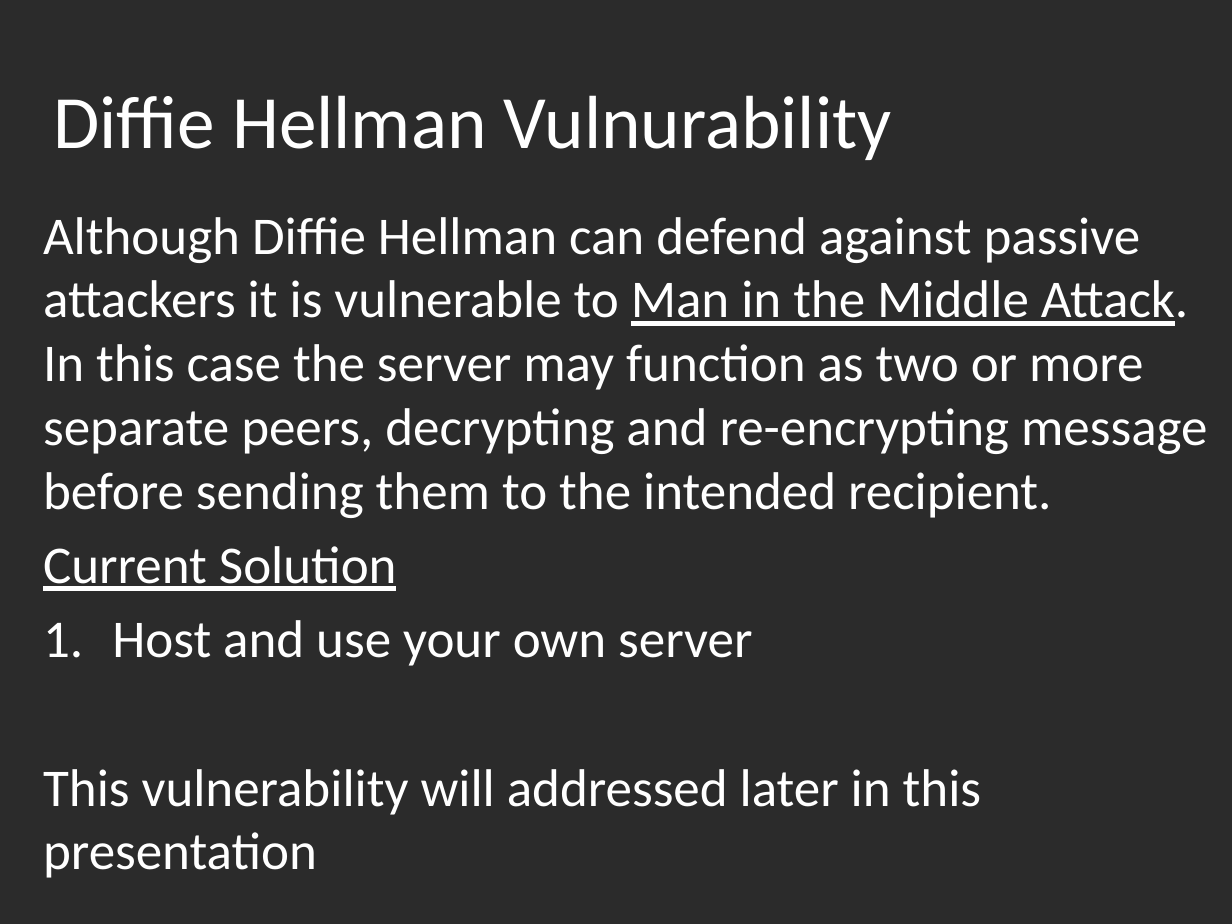
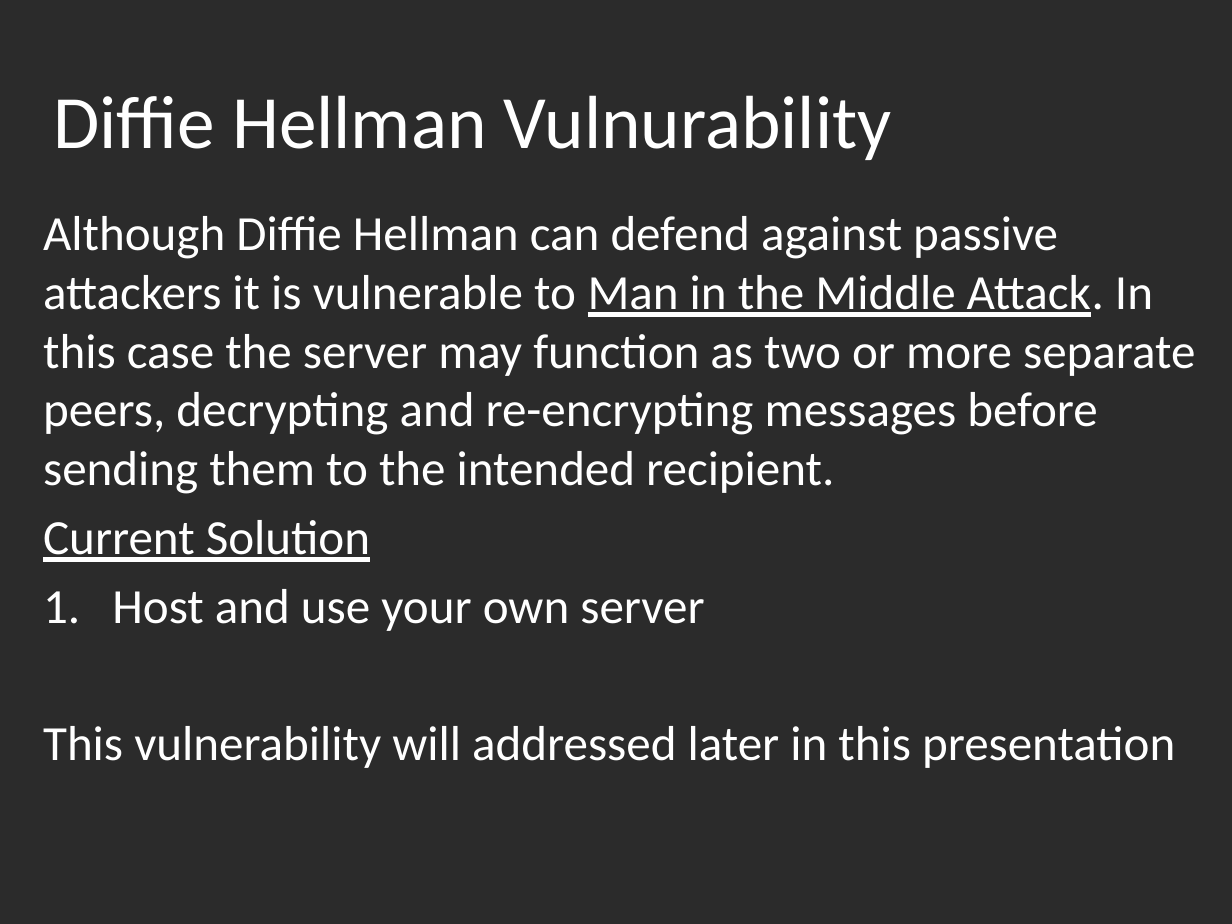
Before and after one commit to otboss/Mobile-Application-Tech-Year-3-Semester-2, a slide deck: slide 10 of SWEN3004/CipherChat Presentation.pptx. Drawn at 1232x924 pixels with LibreOffice and Linux fonts; fonts in the diff are those of the drawing; background and template pictures are left out; a plain dark background stands for a picture behind light text. Boxes give left, top, right and bottom in pixels: in the first picture for what was removed or moved away, otherwise in the second. Text is boxed around its words. In the diff, an @@ line names an element or a change of style, - is before the commit and + after.

```diff
--- a/SWEN3004/CipherChat Presentation.pptx
+++ b/SWEN3004/CipherChat Presentation.pptx
@@ subtitle at [43,216,1195,494]: text changed; size 31 to 28.7 pt @@
-Although Diffie Hellman can defend against passive attackers it is vulnerable to Man in the Middle Attack. In this case the server may function as two or more separate peers, decrypting and re-encrypting message before sending them to the intended recipient.
+Although Diffie Hellman can defend against passive attackers it is vulnerable to Man in the Middle Attack. In this case the server may function as two or more separate peers, decrypting and re-encrypting messages before sending them to the intended recipient.
@@ subtitle at [43,520,1175,768]: size 31 to 28.7 pt in "Current Solution", "Host and use your own server", "This vulnerability will addressed later in this ..." @@
```
Also in this commit, not shown: 1 other slide changed, 16 other files.
